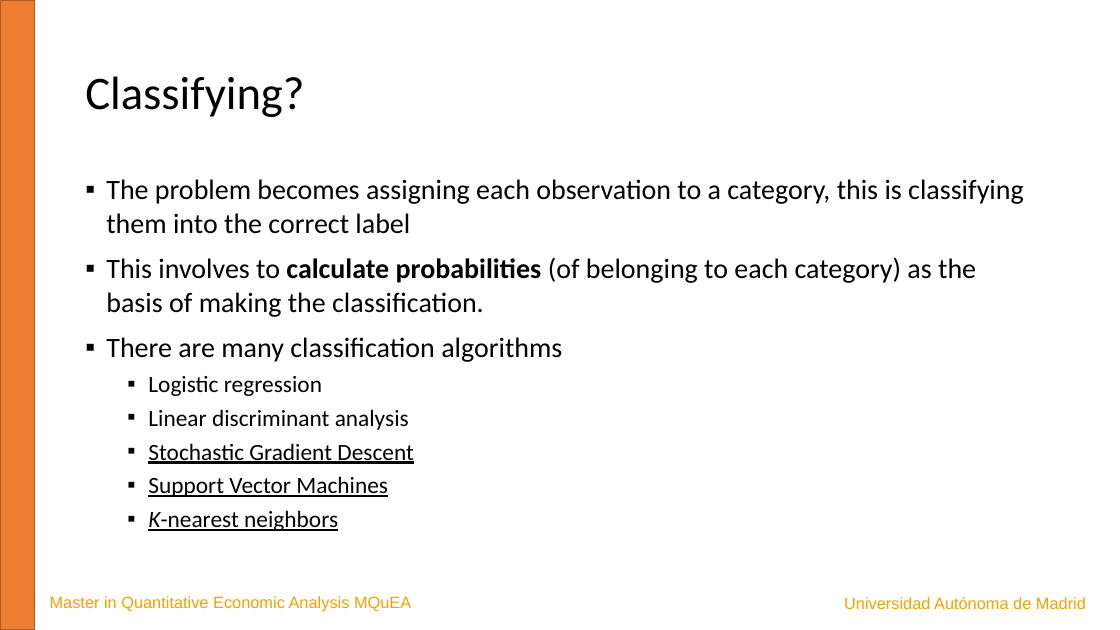
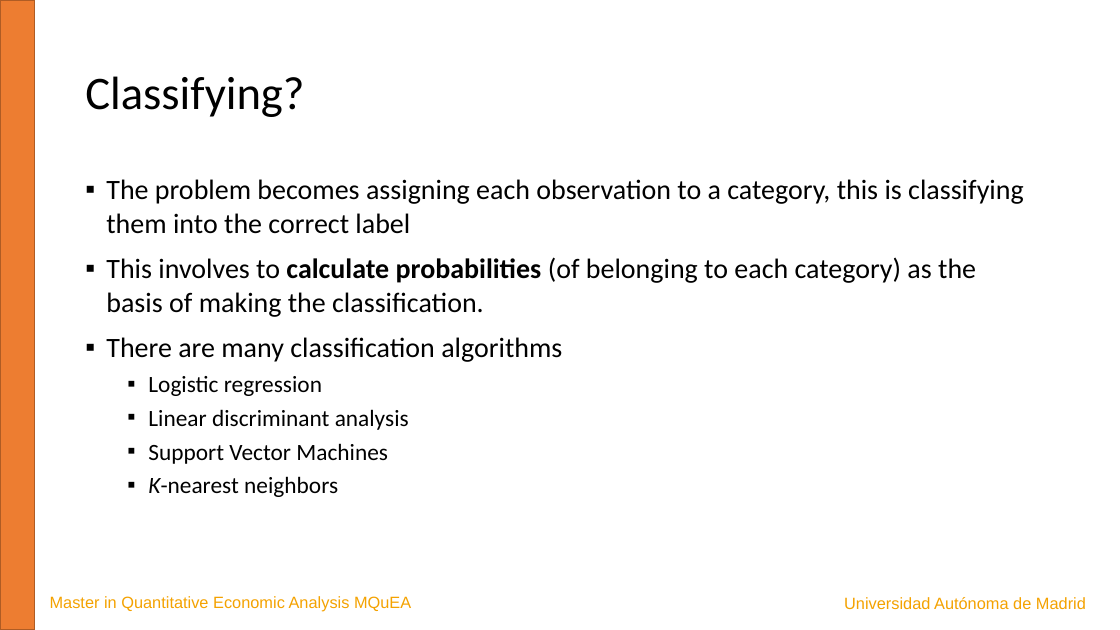
Before and after one commit to JavierBas/IMLEF-MQuEA, a slide deck: slide 4 of Course content/Slides/Topic 4 - Classification.pptx. Drawn at 1120x630 pixels with LibreOffice and Linux fonts; fonts in the diff are those of the drawing. Boxes give left, top, right and bottom in pixels: in the first picture for what was removed or moved away, otherwise in the second. Text is boxed around its words. In the diff, an @@ line names an element or a change of style, - is before the commit and + after.

```diff
--- a/Course content/Slides/Topic 4 - Classification.pptx
+++ b/Course content/Slides/Topic 4 - Classification.pptx
@@ text at [148,443,414,464]: paragraph removed @@
-  ▪ Stochastic Gradient Descent
@@ text at [148,443,388,497]: underline off in "Support Vector Machines", "K-nearest neighbors" @@
```
Also in this commit, not shown: 8 other slides changed, 1 slide removed, 1 other file.
